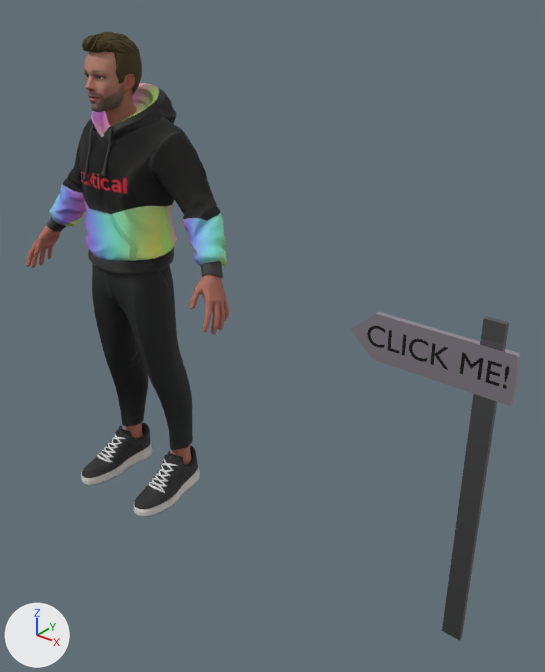
Two versions of the glTF model public/frank2-v1.glb, one commit apart.
Both versions are drawn from a 50 mm lens placed at (2.16, -1.83, 2.03), pointed at (0.65, 0.05, 0.86). The lights are fixed; the arrows at lower left show +X, +Y and +Z. Where no turn or scale is listed for an object, it has been applied to the vertices.

In view in the first picture: 'Text', 'frank'.
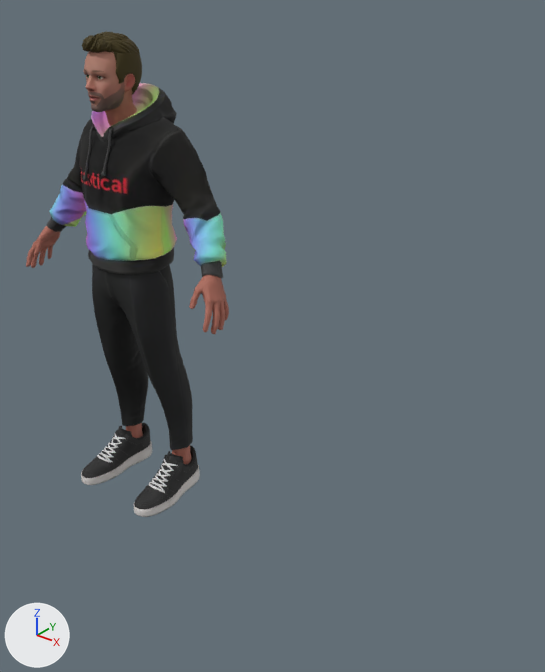
Pixel boxes [x1, y1, x2, y2] of what changed, in the pictures (545 x 672 px):
'Text', deleted
    before: [350, 312, 521, 641]
    faces in mat_light_wood (light grey #d5cdd9): [350, 312, 521, 406]
    faces in mat_dark_wood (grey #828385): [442, 316, 509, 641]
    faces in mat_material_001 (black #000000): [367, 326, 509, 389]

Patch to the scene script:
```diff
--- a/public/frank2-v1.glb.py
+++ b/public/frank2-v1.glb.py
@@ ob_text @@
-ob_text = bpy.data.objects.new('Text', me_text)
-ob_text.location = (1.284, 0.001, 0.586)
```
